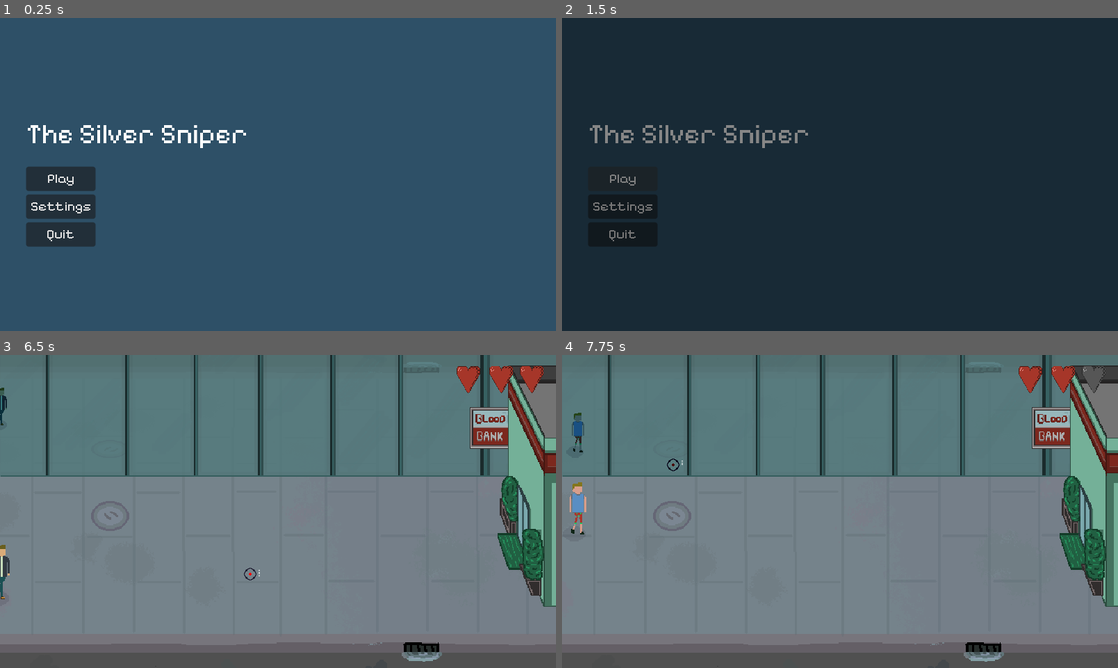
Above: before the commit, frames 1-4 (two rows, left to right).
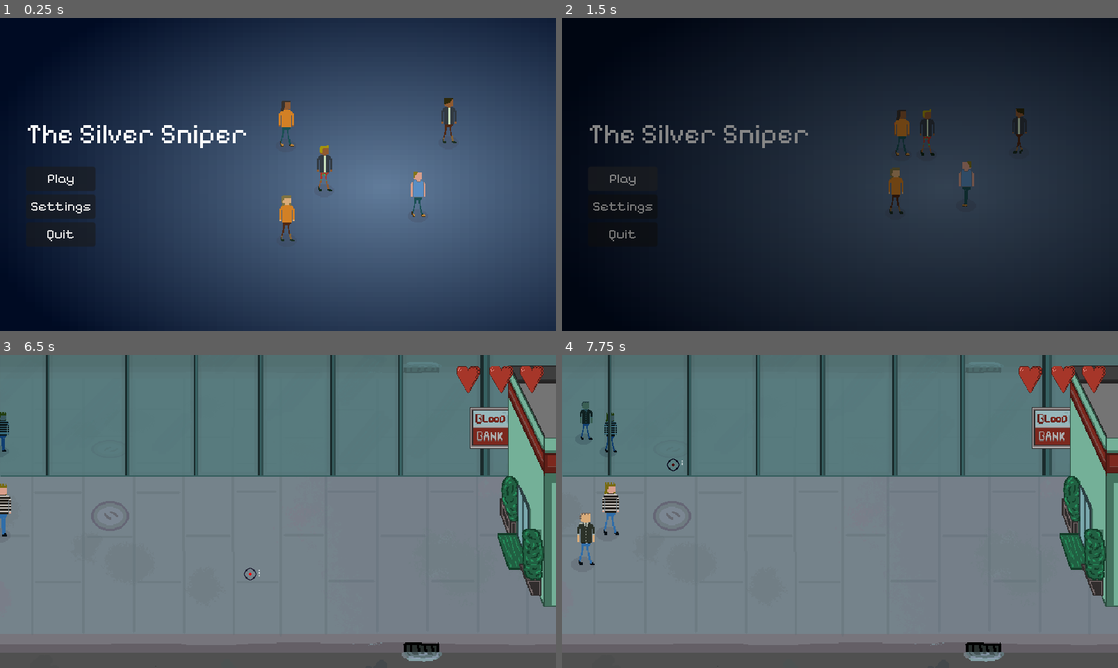
Above: after the commit, the same moments.

Repository: Niimphu/GWJ75
Game: Godot game, scene res://scenes/ui/main_menu.tscn
The game is run twice, just before and just after one commit, with the same random seed, the same clock (stepped at 60 frames per second) and the same inputs. Sound files missing from this copy of the repository are replaced by a short silence.
Inputs (mouse positions are in pixels of both pictures, inside the frame that each line leads up to):
- Up to frame 1 (0.25 s): no input
- Up to frame 2 (1.5 s): click "Play" at 0.5 s; click "Play" at 1.25 s
- Up to frame 3 (6.5 s): move the mouse to (400, 495) at 2.02 s; hold D (right) 2.03-2.78 s; click (400, 495) at 2.1 s; move the mouse to (166, 527) at 2.77 s; hold Down (ui_down) 2.78-3.5 s; right-click (166, 527) at 2.85 s; click (467, 617) at 3.5 s; click "GOT IT" at 4.25 s; tap Enter at 5 s; move the mouse to (333, 442) at 5.02 s; hold D (right) 5.03-5.78 s; click (333, 442) at 5.1 s; tap Space at 5.75 s; move the mouse to (250, 574) at 5.77 s; hold Up (ui_up) from 5.78 s (still down); right-click (250, 574) at 5.85 s
- Up to frame 4 (7.75 s): move the mouse to (562, 570) at 6.52 s; release Up (ui_up) at 6.53 s; hold A (left) from 6.53 s (still down); click (562, 570) at 6.6 s; tap R (reload) at 7.15 s; move the mouse to (673, 464) at 7.27 s; right-click (673, 464) at 7.35 s

The runs differ from the first frame. In frame 1, 53% of the frame differs, in the area x 0-100%, y 0-100%; in frame 2, 18%; in frame 3, 0.6%; in frame 4, 1.5%.

Commit message:
kinda final

Diff:
--- a/scenes/entities/character.gd
+++ b/scenes/entities/character.gd
@@ -11,6 +11,8 @@
 @onready var Animator: AnimationPlayer = $AnimationPlayer
 @onready var BloodSpray: CPUParticles2D = $BloodSpray
 @onready var Dust: CPUParticles2D = $Dust
+@onready var Step := $Step
+@onready var Death := $Death
 
 
 var speed: float = 50
@@ -48,6 +50,8 @@
 	Legs.frame = legs
 
 	colour_hair()
+	Step.pitch_scale += RNG.rand_weight() * 2 - 0.5
+	Death.pitch_scale += RNG.rand_weight() - 0.3
 
 	Animator.animation_finished.connect(die)
 	God.pause.connect(pause)
@@ -109,10 +113,17 @@
 	Face.set_texture(SpritePreloader.get_face())
 	Legs.set_texture(SpritePreloader.get_legs())
 	Shadow.set_texture(SpritePreloader.get_shadow())
+	Step.stream = SpritePreloader.get_resource("step")
+	Step.play()
+	if is_vampire:
+		Death.stream = SpritePreloader.get_resource("ugh")
+	else:
+		Death.stream = SpritePreloader.get_resource("oof")
 
 
 func be_shot() -> void:
 	$CollisionShape2D.disabled = true
+	Death.play(0.4)
 	kill.emit()
 	alive = false
 	death_animation()
@@ -150,3 +161,8 @@
 
 func resume() -> void:
 	paused = false
+
+
+func _on_step_finished():
+	if alive:
+		Step.play()
--- a/scenes/entities/character.tscn
+++ b/scenes/entities/character.tscn
@@ -1,11 +1,6 @@
-[gd_scene load_steps=14 format=3 uid="uid://cx1xbuvmc41o6"]
+[gd_scene load_steps=9 format=3 uid="uid://cx1xbuvmc41o6"]
 
 [ext_resource type="Script" path="res://scenes/entities/character.gd" id="1_l5lut"]
-[ext_resource type="Texture2D" uid="uid://de1hijjd6sheh" path="res://assets/images/Shadow.png" id="2_3cttn"]
-[ext_resource type="Texture2D" uid="uid://b6ijujv7c72kg" path="res://assets/images/Base.png" id="2_5bwd2"]
-[ext_resource type="Texture2D" uid="uid://cix436jju2t3p" path="res://assets/images/Body.png" id="3_ustsw"]
-[ext_resource type="Texture2D" uid="uid://bnt8jmm8uyh4f" path="res://assets/images/Face.png" id="4_wpnrd"]
-[ext_resource type="Texture2D" uid="uid://bxxokw447202l" path="res://assets/images/Legs.png" id="5_8wyig"]
 
 [sub_resource type="CapsuleShape2D" id="CapsuleShape2D_f7l3l"]
 radius = 3.0
@@ -177,11 +172,9 @@
 [node name="Shadow" type="Sprite2D" parent="Sprites"]
 self_modulate = Color(0.846667, 0.8, 1, 0.176471)
 position = Vector2(-3, 3)
-texture = ExtResource("2_3cttn")
 
 [node name="Base" type="Sprite2D" parent="Sprites"]
 position = Vector2(0, -2)
-texture = ExtResource("2_5bwd2")
 offset = Vector2(0, -26.585)
 hframes = 7
 vframes = 4
@@ -190,21 +183,18 @@
 
 [node name="Legs" type="Sprite2D" parent="Sprites"]
 position = Vector2(0, -2)
-texture = ExtResource("5_8wyig")
 offset = Vector2(0, -6.055)
 hframes = 7
 vframes = 4
 
 [node name="Body" type="Sprite2D" parent="Sprites"]
 position = Vector2(0, -2)
-texture = ExtResource("3_ustsw")
 offset = Vector2(0, -26.61)
 hframes = 7
 
 [node name="Face" type="Sprite2D" parent="Sprites"]
 modulate = Color(0.0711603, 0.0429899, 0.0523865, 1)
 position = Vector2(0, -2)
-texture = ExtResource("4_wpnrd")
 offset = Vector2(0, -39.6)
 hframes = 7
 vframes = 2
@@ -259,5 +249,14 @@
 color = Color(0.0338533, 0.0338533, 0.0338533, 1)
 color_ramp = SubResource("Gradient_leekk")
 
+[node name="Step" type="AudioStreamPlayer" parent="."]
+volume_db = -12.254
+autoplay = true
+
+[node name="Death" type="AudioStreamPlayer" parent="."]
+volume_db = -10.306
+pitch_scale = 1.5
+
 [connection signal="mouse_entered" from="Hurtbox" to="." method="_on_hurtbox_mouse_entered"]
 [connection signal="mouse_exited" from="Hurtbox" to="." method="_on_hurtbox_mouse_exited"]
+[connection signal="finished" from="Step" to="." method="_on_step_finished"]
--- /dev/null
+++ b/scenes/entities/menu_guy.gd
@@ -0,0 +1,86 @@
+extends CharacterBody2D
+
+@onready var Base: Sprite2D = $Sprites/Base
+@onready var Body: Sprite2D = $Sprites/Body
+@onready var Face: Sprite2D = $Sprites/Face
+@onready var Legs: Sprite2D = $Sprites/Legs
+
+var base: int
+var body: int
+var face: int
+var legs: int
+
+var destination: Vector2
+var direction: Vector2
+var speed := 50
+var time := 0.0
+
+
+func _physics_process(_delta):
+	if global_position.distance_squared_to(destination) < 2:
+		set_process(false)
+		if !RNG.randi_in_range(0, 100):
+			random_move()
+		Base.frame = base
+		Legs.frame = legs
+		return
+
+	velocity = direction * speed
+	move_and_slide()
+
+
+func _process(delta):
+	time += delta * 300
+	if  time > speed:
+		time = 0
+		update_sprite_frames()
+
+
+func random_move() -> void:
+	set_process(true)
+	destination = Vector2(RNG.randi_in_range(300, 550), RNG.randi_in_range(100, 275))
+	direction = (destination - global_position).normalized()
+	if direction.x < 0:
+		Base.flip_h = true
+		Legs.flip_h = true
+		Body.flip_h = true
+		Face.flip_h = true
+	else:
+		Base.flip_h = false
+		Legs.flip_h = false
+		Body.flip_h = false
+		Face.flip_h = false
+
+
+func update_sprite_frames() -> void:
+	if Base.frame == base + 6:
+		Base.frame = base
+		Legs.frame = legs
+	else:
+		Base.frame += 1
+		Legs.frame += 1
+
+
+func _ready():
+	random_move()
+	base = RNG.randi_in_range(1, 3) * 7
+	if base == 7:
+		base = 0
+	body = RNG.randi_in_range(0, 6)
+	face = RNG.randi_in_range(0, 13)
+	legs = RNG.randi_in_range(0, 3) * 7
+
+	Base.frame = base
+	Body.frame = body
+	Face.frame = face
+	Legs.frame = legs
+
+	colour_hair()
+
+
+func colour_hair():
+	var R := RNG.rand_weight() * 0.7
+	var G := R * 0.9
+	var B := G * RNG.rand_weight()
+
+	Face.set_modulate(Color(R, G, B))
--- /dev/null
+++ b/scenes/entities/menu_guy.tscn
@@ -0,0 +1,58 @@
+[gd_scene load_steps=8 format=3 uid="uid://dhwa53oq5ens5"]
+
+[ext_resource type="Script" path="res://scenes/entities/menu_guy.gd" id="1_74hq0"]
+[ext_resource type="Texture2D" uid="uid://de1hijjd6sheh" path="res://assets/images/Shadow.png" id="2_qawk6"]
+[ext_resource type="Texture2D" uid="uid://b6ijujv7c72kg" path="res://assets/images/Base.png" id="3_c1tne"]
+[ext_resource type="Texture2D" uid="uid://bxxokw447202l" path="res://assets/images/Legs.png" id="4_qyh4v"]
+[ext_resource type="Texture2D" uid="uid://cix436jju2t3p" path="res://assets/images/Body.png" id="5_llqb2"]
+[ext_resource type="Texture2D" uid="uid://bnt8jmm8uyh4f" path="res://assets/images/Face.png" id="6_ile51"]
+
+[sub_resource type="CapsuleShape2D" id="CapsuleShape2D_f7l3l"]
+radius = 3.0
+height = 8.0
+
+[node name="MenuGuy" type="CharacterBody2D"]
+position = Vector2(364.161, 204.354)
+collision_mask = 12
+script = ExtResource("1_74hq0")
+
+[node name="Sprites" type="Node2D" parent="."]
+
+[node name="Shadow" type="Sprite2D" parent="Sprites"]
+self_modulate = Color(0.846667, 0.8, 1, 0.176471)
+position = Vector2(0, 3)
+texture = ExtResource("2_qawk6")
+
+[node name="Base" type="Sprite2D" parent="Sprites"]
+position = Vector2(0, -2)
+texture = ExtResource("3_c1tne")
+offset = Vector2(0, -26.585)
+hframes = 7
+vframes = 4
+region_enabled = true
+region_rect = Rect2(0, 0, 119, 256)
+
+[node name="Legs" type="Sprite2D" parent="Sprites"]
+position = Vector2(0, -2)
+texture = ExtResource("4_qyh4v")
+offset = Vector2(0, -6.055)
+hframes = 7
+vframes = 4
+
+[node name="Body" type="Sprite2D" parent="Sprites"]
+position = Vector2(0, -2)
+texture = ExtResource("5_llqb2")
+offset = Vector2(0, -26.61)
+hframes = 7
+
+[node name="Face" type="Sprite2D" parent="Sprites"]
+modulate = Color(0.0711603, 0.0429899, 0.0523865, 1)
+position = Vector2(0, -2)
+texture = ExtResource("6_ile51")
+offset = Vector2(0, -39.6)
+hframes = 7
+vframes = 2
+
+[node name="CollisionShape2D" type="CollisionShape2D" parent="."]
+rotation = 1.5708
+shape = SubResource("CapsuleShape2D_f7l3l")
--- a/scenes/levels/game.gd
+++ b/scenes/levels/game.gd
@@ -26,7 +26,7 @@
 
 var time := 0.0
 var vampire_rate := 3
-var spawns_since_vampire := 0
+var spawns_since_vampire := 3
 var runners_can_spawn = false
 var characters_under_mouse: Array
 var health := 3
@@ -156,7 +156,6 @@
 
 func bump_difficulty():
 	rate *= difficulty_ramp
-	Difficulty.wait_time += 5
 
 
 func end_game() -> void:
--- a/scenes/levels/level.tscn
+++ b/scenes/levels/level.tscn
@@ -14,7 +14,10 @@
 [ext_resource type="AudioStream" uid="uid://d3ao8oo1luqca" path="res://assets/sounds/Theme.mp3" id="8_8b7vb"]
 [ext_resource type="AudioStream" uid="uid://bsyjkh5ugk7r8" path="res://assets/sounds/Traffic.mp3" id="8_qiqak"]
 [ext_resource type="Script" path="res://scenes/levels/goal.gd" id="9_ephsm"]
+[ext_resource type="AudioStream" uid="uid://dj5x8anudpghc" path="res://assets/sounds/oof.mp3" id="9_vjc2o"]
 [ext_resource type="AudioStream" uid="uid://034aqf6gwrqq" path="res://assets/sounds/Impact.mp3" id="9_vogts"]
+[ext_resource type="AudioStream" uid="uid://b3arkfett2dr2" path="res://assets/sounds/step.wav" id="10_kh1cg"]
+[ext_resource type="AudioStream" uid="uid://b1eofxyov4qet" path="res://assets/sounds/ugh.mp3" id="11_426sa"]
 [ext_resource type="Script" path="res://scenes/entities/gun.gd" id="12_mpnxf"]
 [ext_resource type="Texture2D" uid="uid://b0e03l73cya6p" path="res://assets/images/Sidewalk2.png" id="12_pnrtp"]
 [ext_resource type="AudioStream" uid="uid://cvp3bshdolwai" path="res://assets/sounds/Impact4.mp3" id="13_5v24y"]
@@ -28,6 +31,7 @@
 [ext_resource type="Texture2D" uid="uid://2w370aky3mx2" path="res://assets/images/Health.png" id="23_orcyr"]
 [ext_resource type="Script" path="res://scenes/levels/health.gd" id="23_v5ako"]
 [ext_resource type="PackedScene" uid="uid://di0r42j8yn1ef" path="res://scenes/ui/volume.tscn" id="26_m8bs0"]
+[ext_resource type="AudioStream" uid="uid://sbkqfwng2say" path="res://assets/sounds/shot2.wav" id="27_wugen"]
 [ext_resource type="Texture2D" uid="uid://dq4w232ykprmv" path="res://assets/images/Screenshot.png" id="28_07p7x"]
 [ext_resource type="Texture2D" uid="uid://c3v1wo1u7rp3w" path="res://assets/images/Screenshot2.png" id="28_oa34o"]
 [ext_resource type="Script" path="res://scenes/ui/gg.gd" id="28_ptk4u"]
@@ -166,22 +170,6 @@
 "values": [Color(0, 0, 0, 0)]
 }
 
-[sub_resource type="Animation" id="Animation_7xav2"]
-resource_name = "fade_out"
-length = 2.0
-tracks/0/type = "value"
-tracks/0/imported = false
-tracks/0/enabled = true
-tracks/0/path = NodePath("Fade:color")
-tracks/0/interp = 1
-tracks/0/loop_wrap = true
-tracks/0/keys = {
-"times": PackedFloat32Array(0, 2),
-"transitions": PackedFloat32Array(1, 1),
-"update": 0,
-"values": [Color(0, 0, 0, 0), Color(0, 0, 0, 1)]
-}
-
 [sub_resource type="Animation" id="Animation_gd658"]
 resource_name = "fade_in"
 length = 2.0
@@ -197,6 +185,22 @@
 "transitions": PackedFloat32Array(1, 1),
 "update": 0,
 "values": [Color(0, 0, 0, 1), Color(0, 0, 0, 0)]
+}
+
+[sub_resource type="Animation" id="Animation_7xav2"]
+resource_name = "fade_out"
+length = 2.0
+tracks/0/type = "value"
+tracks/0/imported = false
+tracks/0/enabled = true
+tracks/0/path = NodePath("Fade:color")
+tracks/0/interp = 1
+tracks/0/loop_wrap = true
+tracks/0/keys = {
+"times": PackedFloat32Array(0, 2),
+"transitions": PackedFloat32Array(1, 1),
+"update": 0,
+"values": [Color(0, 0, 0, 0), Color(0, 0, 0, 1)]
 }
 
 [sub_resource type="AnimationLibrary" id="AnimationLibrary_i40jn"]
@@ -221,7 +225,7 @@
 script = ExtResource("1_kxtrn")
 
 [node name="SpritePreloader" type="ResourcePreloader" parent="Game"]
-resources = [PackedStringArray("Base", "Body", "Face", "Legs", "Shadow"), [ExtResource("2_ko1fk"), ExtResource("3_v0q4i"), ExtResource("4_vf3l2"), ExtResource("5_gercw"), ExtResource("6_h1hdc")]]
+resources = [PackedStringArray("Base", "Body", "Face", "Legs", "Shadow", "oof", "step", "ugh"), [ExtResource("2_ko1fk"), ExtResource("3_v0q4i"), ExtResource("4_vf3l2"), ExtResource("5_gercw"), ExtResource("6_h1hdc"), ExtResource("9_vjc2o"), ExtResource("10_kh1cg"), ExtResource("11_426sa")]]
 script = ExtResource("6_jfv5j")
 
 [node name="AnimationPlayer" type="AnimationPlayer" parent="Game"]
@@ -373,8 +377,7 @@
 bus = &"SFX"
 
 [node name="Shoot" type="AudioStreamPlayer" parent="Game/Gun"]
-stream = ExtResource("13_5v24y")
-pitch_scale = 2.33
+stream = ExtResource("27_wugen")
 bus = &"SFX"
 
 [node name="Ready" type="AudioStreamPlayer" parent="Game/Gun"]
--- a/scenes/ui/main_menu.tscn
+++ b/scenes/ui/main_menu.tscn
@@ -1,8 +1,34 @@
-[gd_scene load_steps=7 format=3 uid="uid://b04po8go3nxwr"]
+[gd_scene load_steps=11 format=3 uid="uid://b04po8go3nxwr"]
 
 [ext_resource type="Theme" uid="uid://20xe0md1vr5n" path="res://scenes/ui/main_theme.tres" id="1_1s7gq"]
 [ext_resource type="Script" path="res://scenes/ui/main_menu.gd" id="2_dmoq6"]
 [ext_resource type="PackedScene" uid="uid://di0r42j8yn1ef" path="res://scenes/ui/volume.tscn" id="3_7slyd"]
+[ext_resource type="AudioStream" uid="uid://dddakrvk4ckad" path="res://assets/sounds/BeepBox-Song.mp3" id="3_k6lsa"]
+[ext_resource type="PackedScene" uid="uid://dhwa53oq5ens5" path="res://scenes/entities/menu_guy.tscn" id="4_gn63h"]
+
+[sub_resource type="Gradient" id="Gradient_kgv3y"]
+colors = PackedColorArray(0.3843, 0.489627, 0.61, 1, 0, 0.0443334, 0.14, 1)
+
+[sub_resource type="GradientTexture2D" id="GradientTexture2D_vjv3t"]
+gradient = SubResource("Gradient_kgv3y")
+fill = 1
+fill_from = Vector2(0.692661, 0.541284)
+fill_to = Vector2(0.100917, 0.0825688)
+
+[sub_resource type="Animation" id="Animation_vbost"]
+length = 0.001
+tracks/0/type = "value"
+tracks/0/imported = false
+tracks/0/enabled = true
+tracks/0/path = NodePath("Fade:color")
+tracks/0/interp = 1
+tracks/0/loop_wrap = true
+tracks/0/keys = {
+"times": PackedFloat32Array(0),
+"transitions": PackedFloat32Array(1),
+"update": 0,
+"values": [Color(0, 0, 0, 0)]
+}
 
 [sub_resource type="Animation" id="Animation_7xav2"]
 resource_name = "fade_out"
@@ -18,21 +44,6 @@
 "transitions": PackedFloat32Array(1, 1),
 "update": 0,
 "values": [Color(0, 0, 0, 0), Color(0, 0, 0, 1)]
-}
-
-[sub_resource type="Animation" id="Animation_vbost"]
-length = 0.001
-tracks/0/type = "value"
-tracks/0/imported = false
-tracks/0/enabled = true
-tracks/0/path = NodePath("Fade:color")
-tracks/0/interp = 1
-tracks/0/loop_wrap = true
-tracks/0/keys = {
-"times": PackedFloat32Array(0),
-"transitions": PackedFloat32Array(1),
-"update": 0,
-"values": [Color(0, 0, 0, 0)]
 }
 
 [sub_resource type="AnimationLibrary" id="AnimationLibrary_i40jn"]
@@ -51,14 +62,21 @@
 theme = ExtResource("1_1s7gq")
 script = ExtResource("2_dmoq6")
 
-[node name="ColorRect" type="ColorRect" parent="."]
+[node name="Music" type="AudioStreamPlayer" parent="."]
+stream = ExtResource("3_k6lsa")
+volume_db = -3.773
+autoplay = true
+bus = &"Music"
+parameters/looping = true
+
+[node name="TextureRect" type="TextureRect" parent="."]
 layout_mode = 1
 anchors_preset = 15
 anchor_right = 1.0
 anchor_bottom = 1.0
 grow_horizontal = 2
 grow_vertical = 2
-color = Color(0.18007, 0.311831, 0.404984, 1)
+texture = SubResource("GradientTexture2D_vjv3t")
 
 [node name="Background" type="Node2D" parent="."]
 
@@ -109,6 +127,25 @@
 size_flags_horizontal = 0
 text = "Quit"
 
+[node name="Guys" type="Node2D" parent="."]
+
+[node name="TheGuys" type="Node2D" parent="Guys"]
+y_sort_enabled = true
+
+[node name="MenuGuy" parent="Guys/TheGuys" instance=ExtResource("4_gn63h")]
+
+[node name="MenuGuy2" parent="Guys/TheGuys" instance=ExtResource("4_gn63h")]
+position = Vector2(510.996, 151.97)
+
+[node name="MenuGuy3" parent="Guys/TheGuys" instance=ExtResource("4_gn63h")]
+position = Vector2(317.333, 142.445)
+
+[node name="MenuGuy4" parent="Guys/TheGuys" instance=ExtResource("4_gn63h")]
+position = Vector2(480.041, 237.689)
+
+[node name="MenuGuy5" parent="Guys/TheGuys" instance=ExtResource("4_gn63h")]
+position = Vector2(319.714, 259.913)
+
 [node name="AnimationPlayer" type="AnimationPlayer" parent="."]
 libraries = {
 "": SubResource("AnimationLibrary_i40jn")
Not shown, added: assets/sounds/BeepBox-Song.mp3.import
Not shown, added: assets/sounds/oof.mp3.import
Not shown, added: assets/sounds/shot.wav.import
Not shown, added: assets/sounds/shot2.wav.import
Not shown, added: assets/sounds/step.wav.import
Not shown, added: assets/sounds/ugh.mp3.import
Not shown: 1 places in scenes/levels/level.tscn that only renumber resources
Not shown, added: assets/sounds/BeepBox-Song.mp3
Not shown, added: assets/sounds/oof.mp3
Not shown, added: assets/sounds/shot.wav
Not shown, added: assets/sounds/shot2.wav
Not shown, added: assets/sounds/step.wav
(and 1 more such lines)
